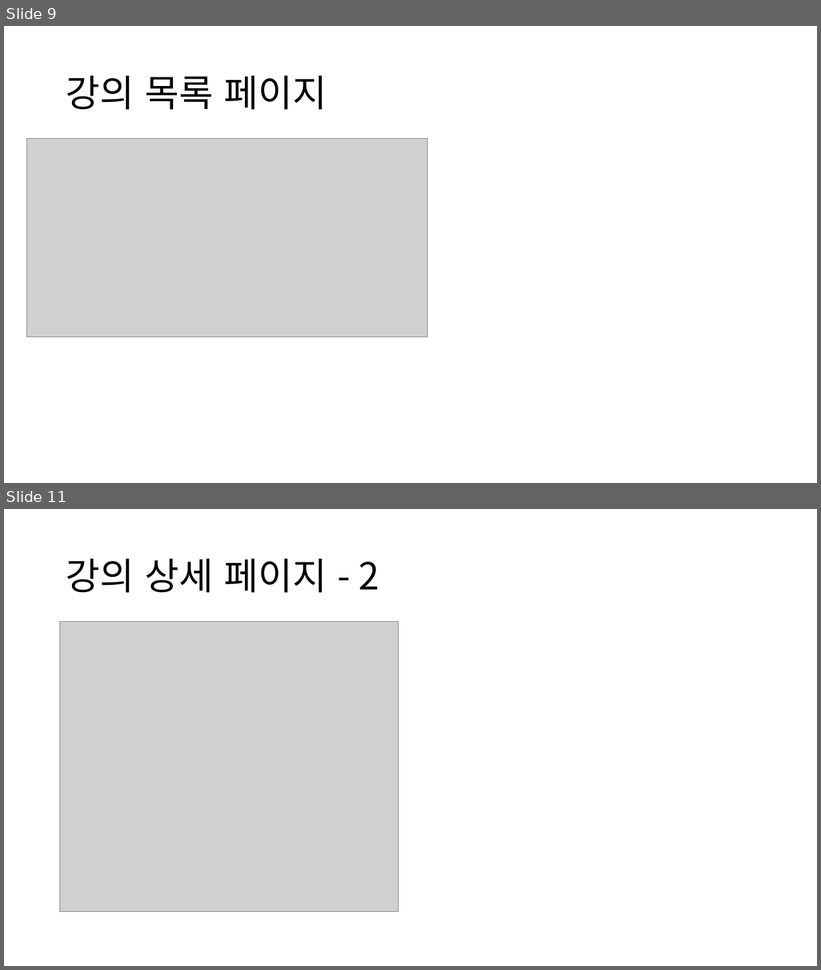
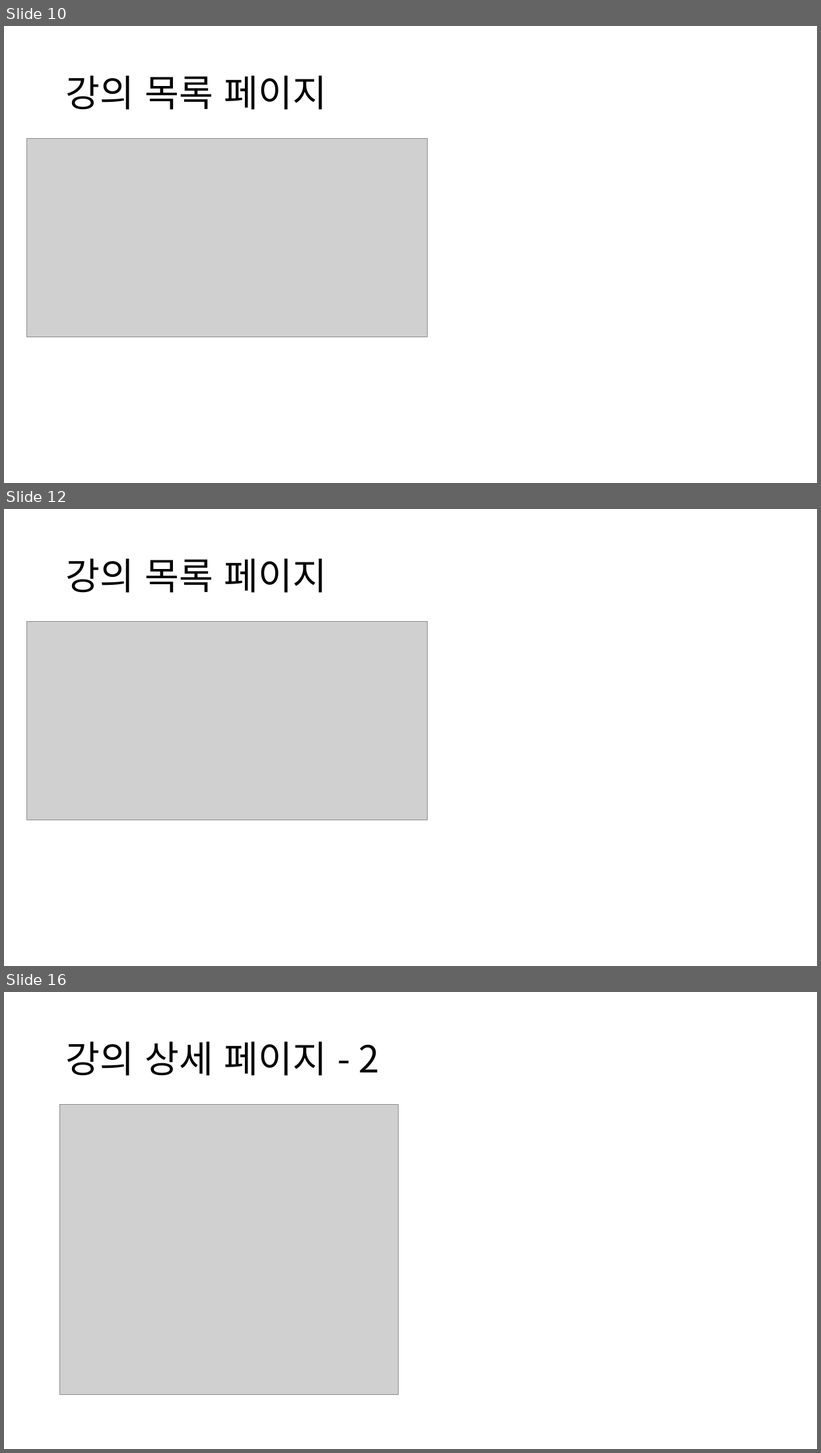
Before and after one commit to NALASAI/SelfIntroduction, a slide deck: 1조 project 포트폴리오(이력서용).pptx. Shown one above the other, each under a label of ours: slides 9 and 11 before the commit, slides 10, 12 and 16 after it; the slides between them are not shown. The pictures are 821x970 and 821x1453 pixels, drawn with LibreOffice and Linux fonts; fonts in the diff are those of the drawing; grey boxes stand for pictures. Boxes give left, top, right and bottom in pixels: in the first picture for what was removed or moved away, otherwise in the second. Text is boxed around its words. In the diff, an @@ line names an element or a change of style, - is before the commit and + after.

```diff
--- a/1조 project 포트폴리오(이력서용).pptx
+++ b/1조 project 포트폴리오(이력서용).pptx
@@ slide 12 added at bbox=[4, 509, 817, 966], background #FFFFFF @@
@@ title added at bbox=[66, 559, 327, 593], 44 pt, text #000000 @@
+강의 목록 페이지
@@ picture added at bbox=[26, 622, 427, 820] @@
@@ what was slide 9 is now slide 10 @@
@@ what was slide 11 is now slide 16 @@
```
Also in this commit, not shown: 5 slides changed, 4 other slides added, 16 other files.
